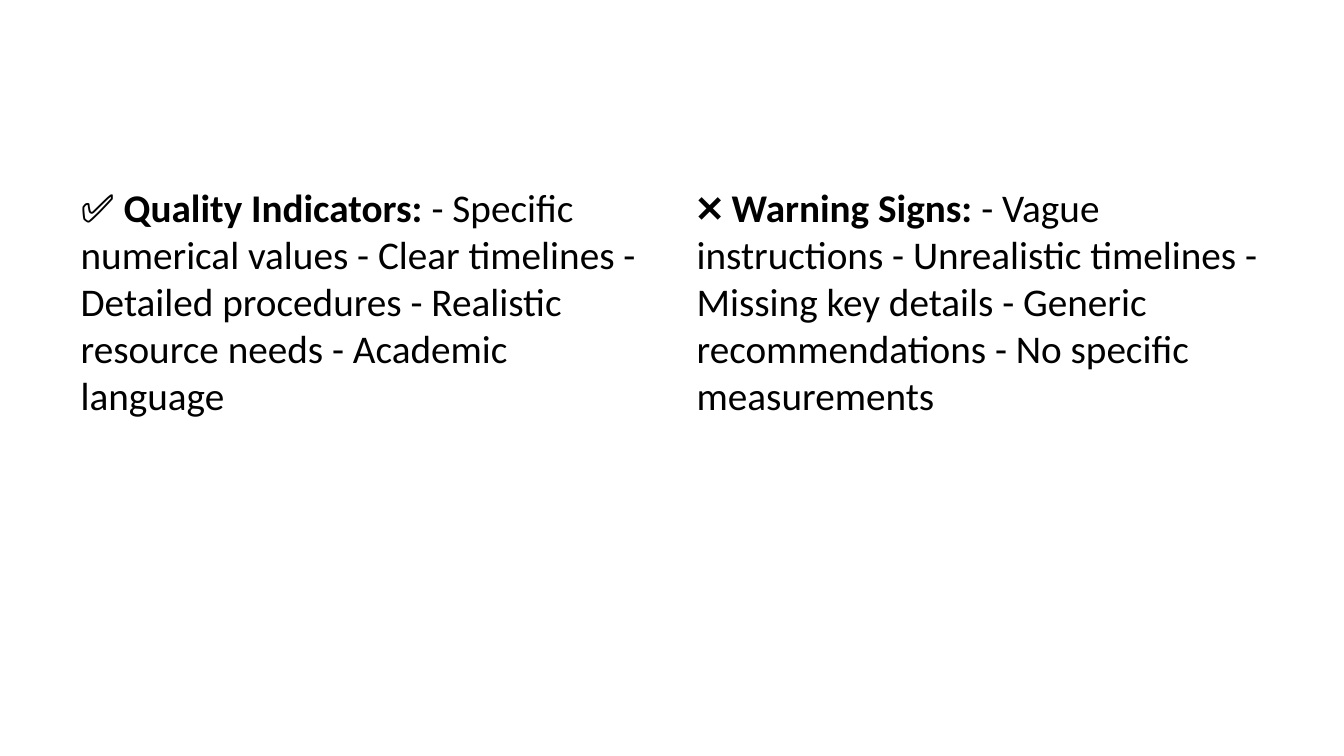
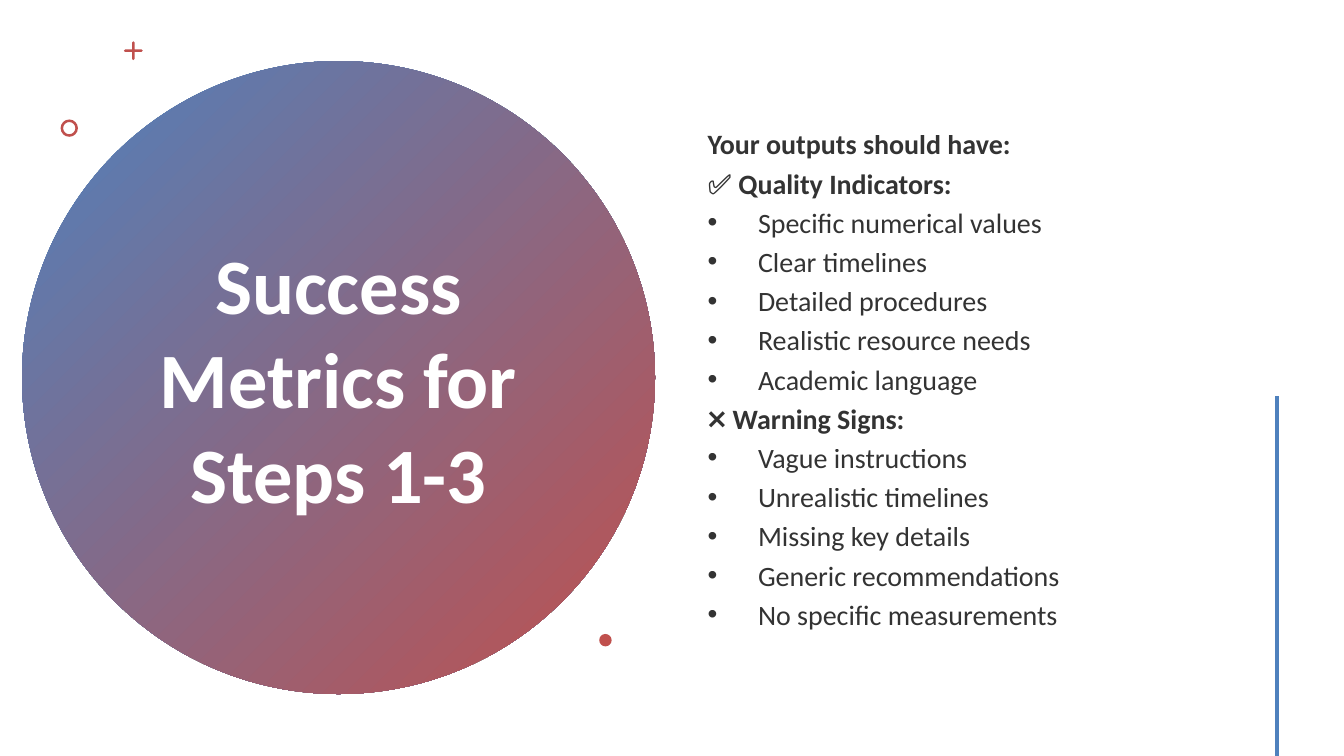
Before and after one commit to michaelborck-presentations/food-science-ai-workshop, a slide deck: slide 17 of presentations/llm-research-presentation-2-md.pptx (slide 29 before the commit). Drawn at 1344x756 pixels with LibreOffice and Linux fonts; fonts in the diff are those of the drawing. Boxes give left, top, right and bottom in pixels: in the first picture for what was removed or moved away, otherwise in the second. Text is boxed around its words. In the diff, an @@ line names an element or a change of style, - is before the commit and + after.

```diff
--- a/presentations/llm-research-presentation-2-md.pptx
+++ b/presentations/llm-research-presentation-2-md.pptx
@@ freeform shape added at (124, 42, 142, 60), fill #C0504D @@
@@ text "Your outputs should have:" at (708, 135, 1059, 630): vertical alignment top to middle @@
@@ ellipse added at (22, 60, 655, 694), fill gradient #4F81BD to #C0504D @@
@@ freeform shape added at (60, 120, 78, 137), fill #C0504D @@
@@ text at (708, 135, 1059, 630): text changed; size 21 to 15 pt; text colour #000000 to #000000 at 80% opacity @@
-❌ Warning Signs: - Vague instructions - Unrealistic timelines - Missing key details - Generic recommendations - No specific measurements
+Your outputs should have:
+✅ Quality Indicators:
+• Specific numerical values
+• Clear timelines
+• Detailed procedures
+• Realistic resource needs
+• Academic language
+❌ Warning Signs:
+• Vague instructions
+• Unrealistic timelines
+• Missing key details
+• Generic recommendations
+• No specific measurements
@@ text removed at (81, 194, 615, 417) @@
-✅ Quality Indicators: - Specific numerical values - Clear timelines - Detailed procedures - Realistic resource needs - Academic language
@@ title added at (160, 262, 517, 516), 42 pt, text #FFFFFF, bold @@
+Success Metrics for Steps 1-3
@@ line added from (1277, 398) to (1277, 755), #C0504D 2 pt @@
@@ freeform shape added at (599, 634, 612, 646), fill #C0504D @@
```
Also in this commit, not shown: 14 other slides changed, 18 slides added, 80 slides removed, 17 other files.
